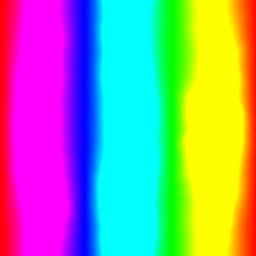
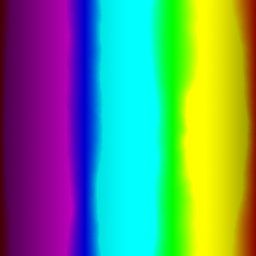
Comparing the layer stacks of the two 256 × 256 images. Changes:
added layer "Layer 3" (darken) above "Layer 2" over [0, 0, 256, 256]
